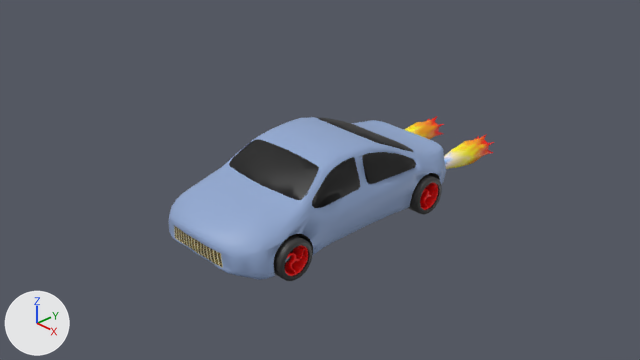
An edit to the Blender file car/car.blend, drawn before and after from the same camera.
Camera for both pictures: the file's camera 'Camera'. The axes (+X, +Y, +Z) are drawn at lower left. The lights are the same throughout.

Script lines for the objects in view, before the commit:
```python
me_cube = bpy.data.meshes.new('Cube')
me_cube.from_pydata(...)  # 4024 vertices, 3976 faces; spans x -0.9..0.9, y -1.98..1.72, z -0.47..0.57
me_cube.materials.append(mat_material_001)  # picture img_untitled
me_cylinder = bpy.data.meshes.new('Cylinder')
me_cylinder.from_pydata(...)  # 2048 vertices, 1536 faces; spans x 0.08..0.58, y -1.48..1.32, z -0.94..0.94
me_cylinder.polygons.foreach_set('use_smooth', [True] * 1536)
me_cylinder.materials.append(mat_material_001)  # picture img_untitled
me_cylinder_003 = bpy.data.meshes.new('Cylinder.003')
me_cylinder_003.from_pydata(...)  # 484 vertices, 480 faces; spans x -0.632..0.632, y 1.621..2.885, z -0.472..-0.136
me_cylinder_003.polygons.foreach_set('use_smooth', [True] * 480)
me_cylinder_003.materials.append(mat_material_001)  # picture img_untitled
ob_body = bpy.data.objects.new('body', me_cube)
ob_body.location = (0.0, 0.0, 0.0)
_m = ob_body.modifiers.new('Decimate', 'DECIMATE')
_m.ratio = 0.35
_m.use_collapse_triangulate = True
ob_exhaust_flare = bpy.data.objects.new('exhaust flare', me_cylinder_003)
ob_exhaust_flare.location = (0.0, 0.0, 0.0)
_m = ob_exhaust_flare.modifiers.new('Triangulate', 'TRIANGULATE')
ob_wheels = bpy.data.objects.new('wheels', me_cylinder)
ob_wheels.location = (0.0, 0.0, 0.0)
ob_wheels.rotation_euler = (0.0, 1.571, 0.0)  # degrees (0, 90, 0)
_m = ob_wheels.modifiers.new('Decimate', 'DECIMATE')
_m.ratio = 0.25
_m.use_collapse_triangulate = True
# also in view: 'rims' at (0.0, -0.08, -0.33)
```
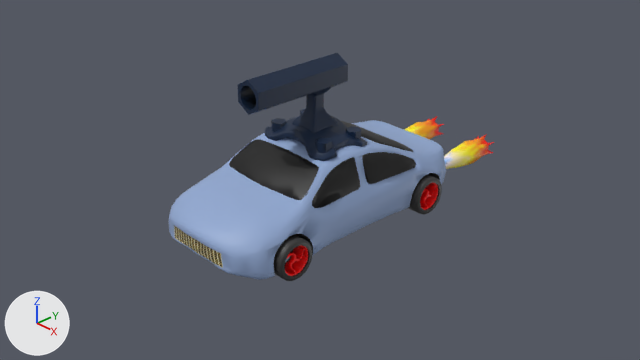
Boxes (x1, y1, x2, y2) around the edits, measured in the pictures (640 x 360 px):
'roof gun', added (blue): after (238, 53, 367, 161)

Edits to the bpy script that builds the scene:
```text
Add me_cylinder_008:
    me_cylinder_008.from_pydata(...)  # 758 vertices, 880 faces; spans x -2.82..2.86, y -4.02..1.0, z -1.06..1.0
    me_cylinder_008.materials.append(mat_material_001)  # picture img_untitled
Add ob_roof_gun:
    ob_roof_gun = bpy.data.objects.new('roof gun', me_cylinder_008)
    ob_roof_gun.location = (0.0, -0.4, 1.342)
    ob_roof_gun.rotation_euler = (1.571, 0.0, 0.0)  # degrees (90, 0, 0)
    ob_roof_gun.scale = (0.21, 0.21, 0.7)
```
